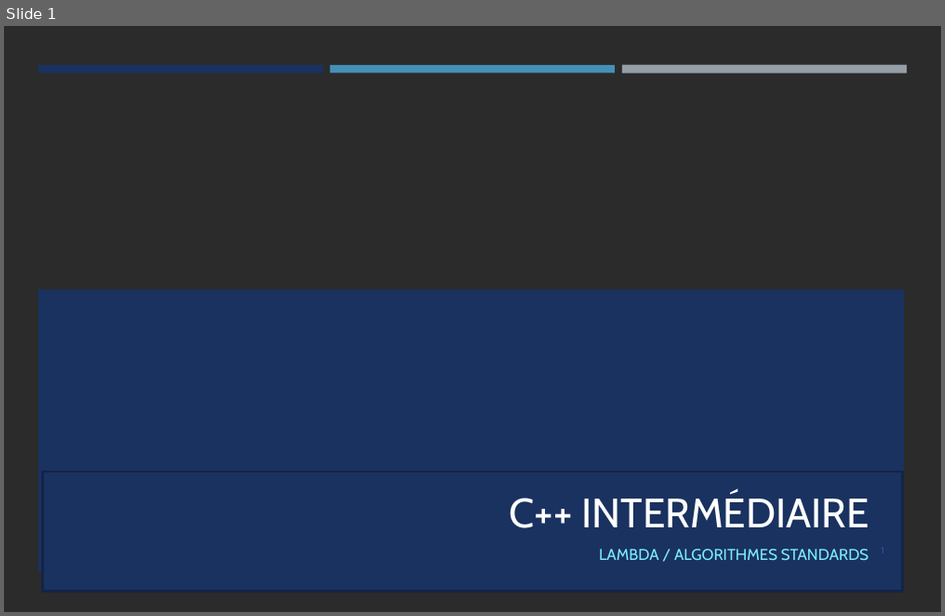
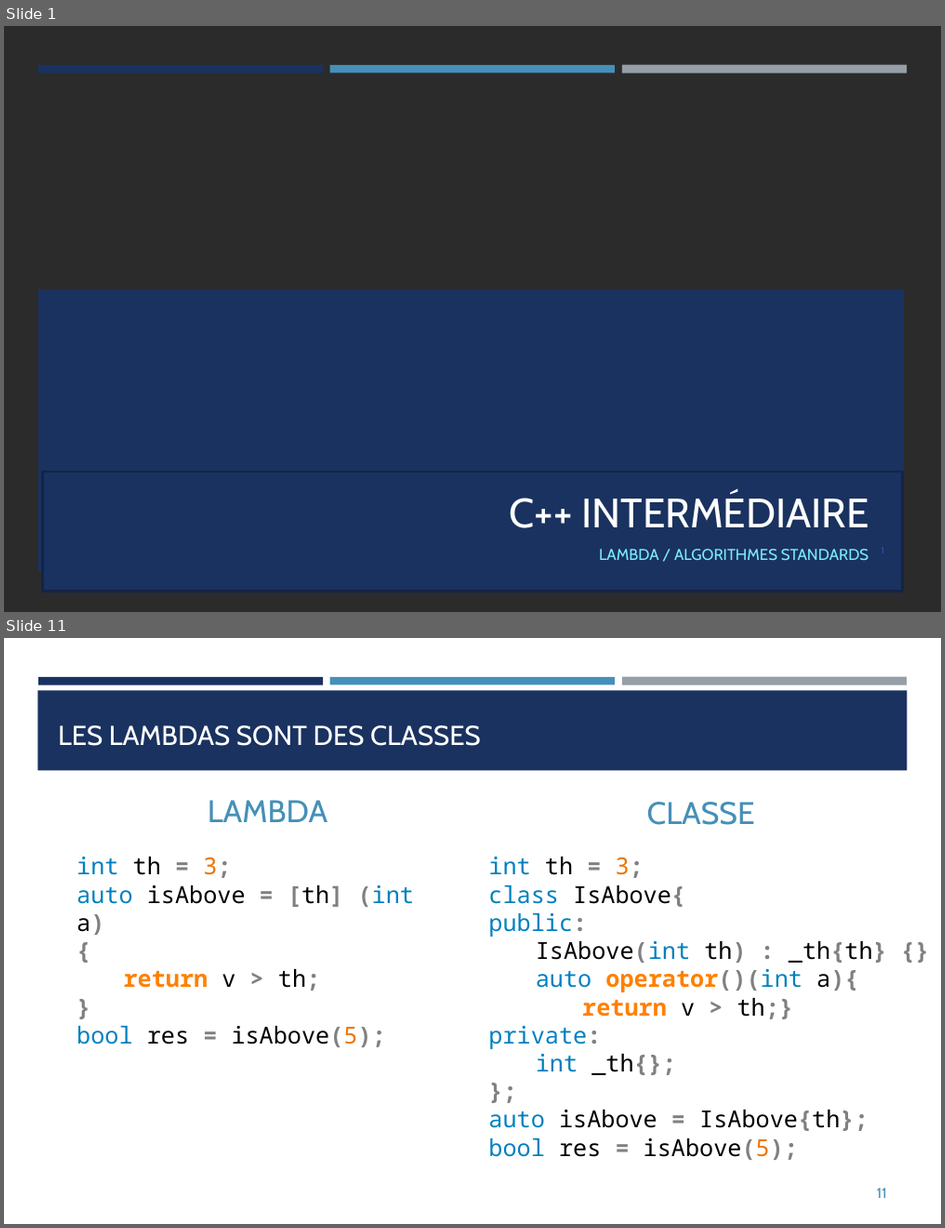
Before and after one commit to franckginguene/cpp_scalian, a slide deck: diapos/CPP_matin.pptx. Shown one above the other, each under a label of ours: slide 1 before the commit, slides 1 and 11 after it; the slides between them are not shown. The pictures are 945x616 and 945x1228 pixels, drawn with LibreOffice and Linux fonts; fonts in the diff are those of the drawing; background and template pictures are left out; a plain dark background stands for a picture behind light text. Boxes give left, top, right and bottom in pixels: in the first picture for what was removed or moved away, otherwise in the second. Text is boxed around its words. In the diff, an @@ line names an element or a change of style, - is before the commit and + after.

Commit message:
lambdas

```diff
--- a/diapos/CPP_matin.pptx
+++ b/diapos/CPP_matin.pptx
@@ slide 11 added at (4,638,941,1224), background #FFFFFF; not listed: 3 template elements that a slide beside it also shows @@
@@ rectangle added at (37,690,908,770), fill #1A3260 @@
@@ title added at (58,725,481,746), 21 pt, text #FFFFFF @@
+LES LAMBDAS SONT DES CLASSES
@@ text added at (208,800,328,822), 24 pt, text #4590B8 @@
+LAMBDA
@@ text added at (648,802,755,825), 24 pt, text #4590B8 @@
+CLASSE
@@ text added at (77,857,414,1047), 18 pt, text #000000 @@
+int th = 3;
+auto isAbove = [th] (int a)
+{
+return v > th;
+}
+bool res = isAbove(5);
@@ text added at (489,857,888,1160), 18 pt, text #000000 @@
+int th = 3;
+class IsAbove{
+public:
+IsAbove(int th) : _th{th} {} auto operator()(int a){
+return v > th;}
+private:
+int _th{};
+};
+auto isAbove = IsAbove{th};
+bool res = isAbove(5);
@@ page number added at (877,1188,888,1198), 11 pt, text #4590B8 @@
+11
```
Also in this commit, not shown: 3 slides changed, 23 other slides added, 6 slides removed, 1 other file.
